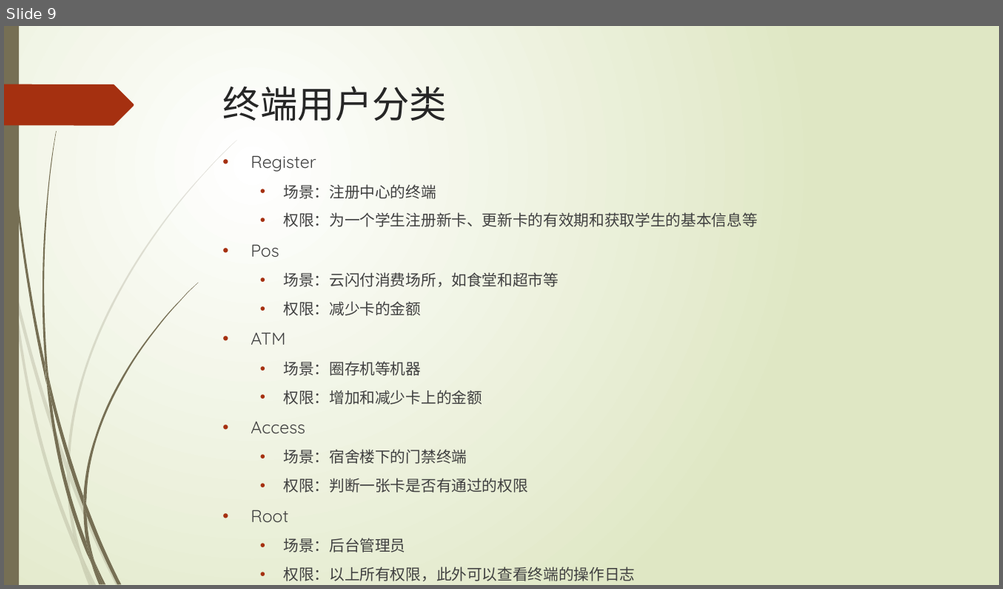
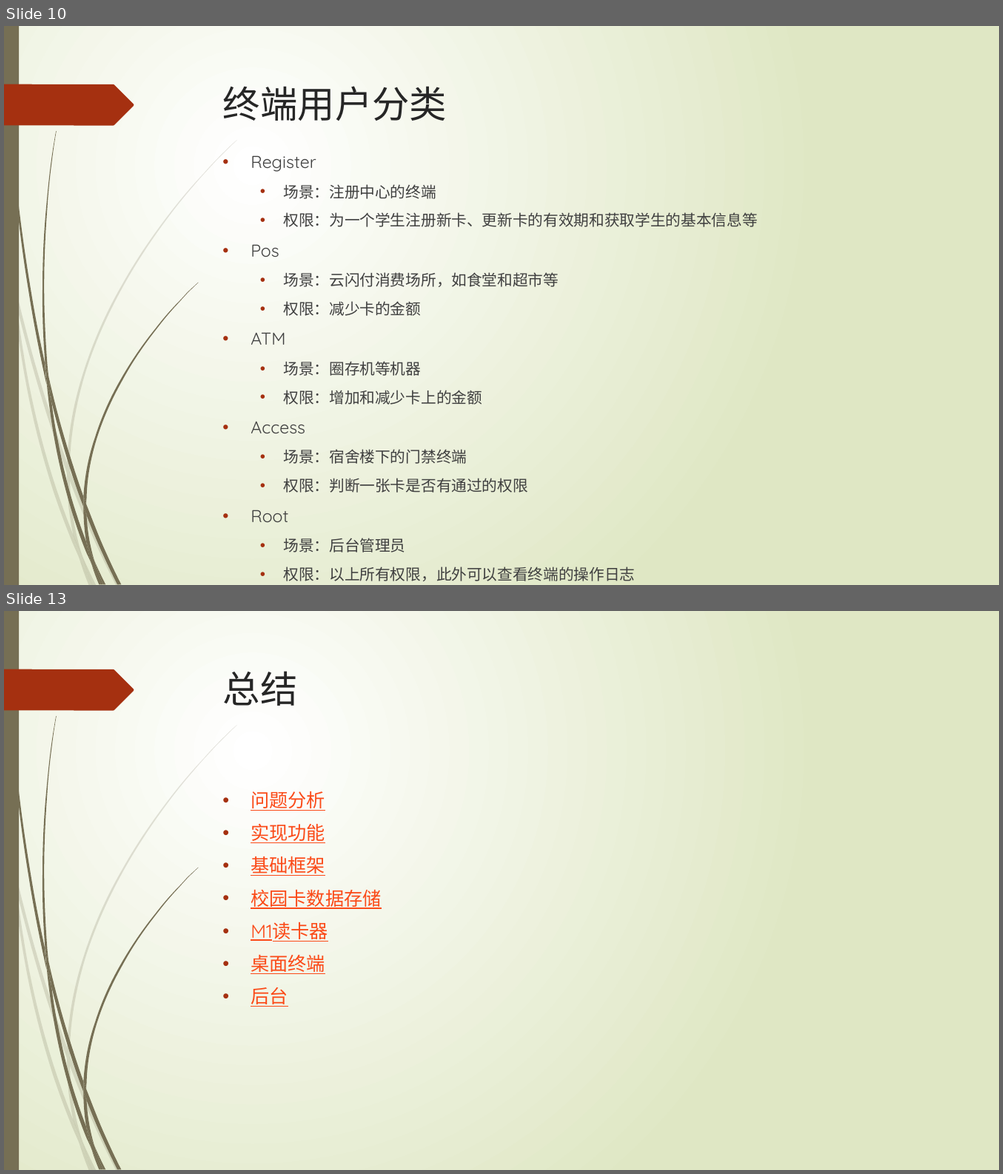
Before and after one commit to lizeyan/Card, a slide deck: pre.pptx. Shown one above the other, each under a label of ours: slide 9 before the commit, slides 10 and 13 after it; the slides between them are not shown. The pictures are 1003x589 and 1003x1174 pixels, drawn with LibreOffice and Linux fonts; fonts in the diff are those of the drawing. Boxes give left, top, right and bottom in pixels: in the first picture for what was removed or moved away, otherwise in the second. Text is boxed around its words. In the diff, an @@ line names an element or a change of style, - is before the commit and + after.

```diff
--- a/pre.pptx
+++ b/pre.pptx
@@ slide 13 added at <box>4,611,999,1170</box>, background gradient #FFFFFF to #DFE8C4; not listed: 24 template elements that a slide beside it also shows @@
@@ title added at <box>223,671,298,706</box>, 36 pt, text #262626 @@
+总结
@@ text added at <box>250,792,381,1007</box>, 18 pt, text #FB4A18, underline @@
+• 问题分析
+• 实现功能
+• 基础框架
+• 校园卡数据存储
+• M1读卡器
+• 桌面终端
+• 后台
@@ what was slide 9 is now slide 10 @@
```
Also in this commit, not shown: 3 slides changed, 2 other slides added, 1 slide removed, 7 other files.
